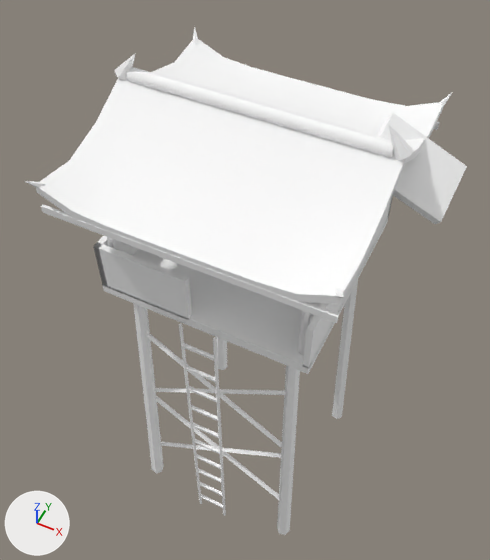
Two versions of the Blender file art/env/watchtower.blend, one commit apart.
The view is the same before and after, from a 50 mm lens placed at (3.49, -7.25, 14.78), pointed at (-0.29, 0.31, 5.33). The lights are fixed; the arrows at lower left show +X, +Y and +Z. The first picture is the older version. Objects named as collision shapes, trigger or cutter boxes, shadow casters or lower levels of detail are left out.

Names of what the first picture shows: 'Watchtower'.
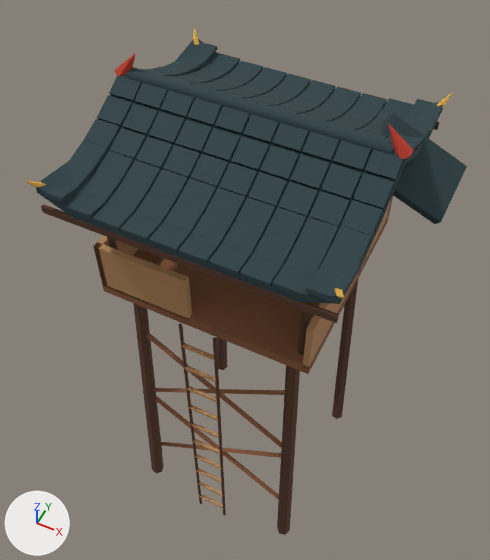
Pixel boxes [x1, y1, x2, y2] of what changed, in the pictures (490 x 560 px):
'Watchtower', recoloured, reshaped (darker)
    both: [25, 27, 467, 535]
part 1 of me_watchtower, added
    after: [93, 203, 134, 231]
part 2 of me_watchtower, added
    after: [120, 212, 162, 242]
part 3 of me_watchtower, added
    after: [149, 222, 190, 253]
part 4 of me_watchtower, added
    after: [178, 233, 220, 264]
part 5 of me_watchtower, added
    after: [209, 244, 251, 275]
part 6 of me_watchtower, added
    after: [240, 255, 282, 287]
part 7 of me_watchtower, built on
    before: [94, 195, 393, 320]
    after: [37, 43, 433, 304]
part 8 of me_watchtower, recoloured (darker)
    both: [25, 27, 467, 535]

The change, as a list of edits to the scene's bpy script:
```text
Change mat_vk_vcol:
    where n0 = _N.new('ShaderNodeBsdfPrincipled'); n0.name = 'Principled BSDF'
    remove n0.inputs[0].default_value = (1.0, 1.0, 1.0, 1.0)  # 'Base Color', white #ffffff
    add n2 = _N.new('ShaderNodeVertexColor'); n2.name = 'Color Attribute'
    add n2.layer_name = 'Color'
    add _L.new(n2.outputs[0], n0.inputs[0])  # 'Color' to 'Base Color'
Change me_watchtower:
    used by ob_watchtower; location = (0.0, 0.0, 0.0)
    remove me_watchtower.from_pydata(...)  # 468 vertices, 380 faces; spans x -2.27..2.86, y -2.31..2.31, z -0.01..9.7
    add me_watchtower.from_pydata(...)  # 1422 vertices, 1100 faces; spans x -2.27..2.86, y -2.31..2.31, z -0.01..9.7
    me_watchtower part 1: the loose piece of 8 vertices spanning x -1.8..-0.2, y -1.8..-1.7, z 6.55..7.45 is copied, and the copy is scaled about its middle by (0.256, 3.81, 0.0722), then moved by (-0.1, -0.27, 1.54); it spans x -1.3..-0.9, y -2.21..-1.82, z 8.5..8.58
    me_watchtower part 2: the loose piece of 8 vertices spanning x -1.8..-0.2, y -1.8..-1.7, z 6.55..7.45 is copied, and the copy is scaled about its middle by (0.256, 3.81, 0.0722), then moved by (0.34, -0.27, 1.53); it spans x -0.86..-0.46, y -2.21..-1.82, z 8.49..8.57
    me_watchtower part 3: the loose piece of 8 vertices spanning x -1.8..-0.2, y -1.8..-1.7, z 6.55..7.45 is copied, and the copy is scaled about its middle by (0.256, 3.81, 0.0722), then moved by (0.78, -0.27, 1.53); it spans x -0.42..-0.02, y -2.21..-1.82, z 8.49..8.57
    me_watchtower part 4: the loose piece of 8 vertices spanning x -0.3..0.3, y -1.93..-1.87, z 5.95..6.01 is copied, and the copy is scaled about its middle by (0.682, 6.35, 1.3), then moved by (0.22, -0.12, 2.55); it spans x 0.02..0.42, y -2.21..-1.82, z 8.49..8.57
    me_watchtower part 5: the loose piece of 8 vertices spanning x -0.3..0.3, y -1.93..-1.87, z 5.95..6.01 is copied, and the copy is scaled about its middle by (0.682, 6.35, 1.3), then moved by (0.66, -0.12, 2.55); it spans x 0.46..0.86, y -2.21..-1.82, z 8.49..8.57
    me_watchtower part 6: the loose piece of 8 vertices spanning x -0.3..0.3, y -1.93..-1.87, z 5.95..6.01 is copied, and the copy is scaled about its middle by (0.682, 6.35, 1.3), then moved by (1.1, -0.12, 2.56); it spans x 0.9..1.3, y -2.21..-1.82, z 8.5..8.58
    me_watchtower part 7: 6 vertices removed from x -1.8..1.8, y -1.8..1.8, z 6.55..7.45; 912 vertices added at x -2.18..2.18, y -2.21..2.21, z 8.49..9.37
    me_watchtower part 8: 371 kept faces spanning x -2.27..2.86, y -2.31..2.31, z -0.01..9.7 get new vertex colours
```
